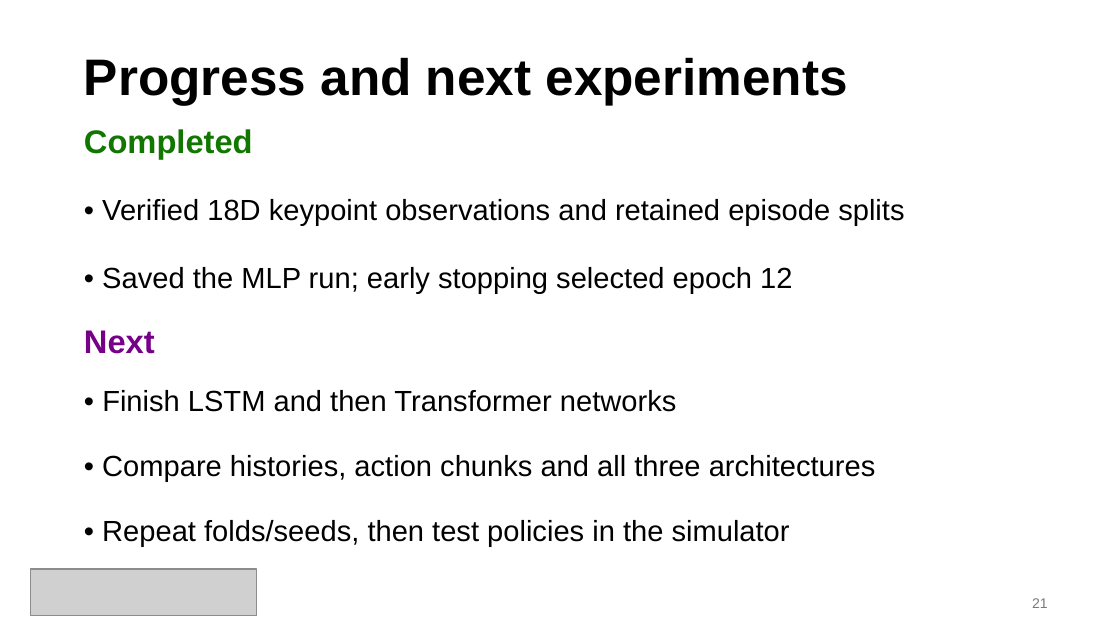
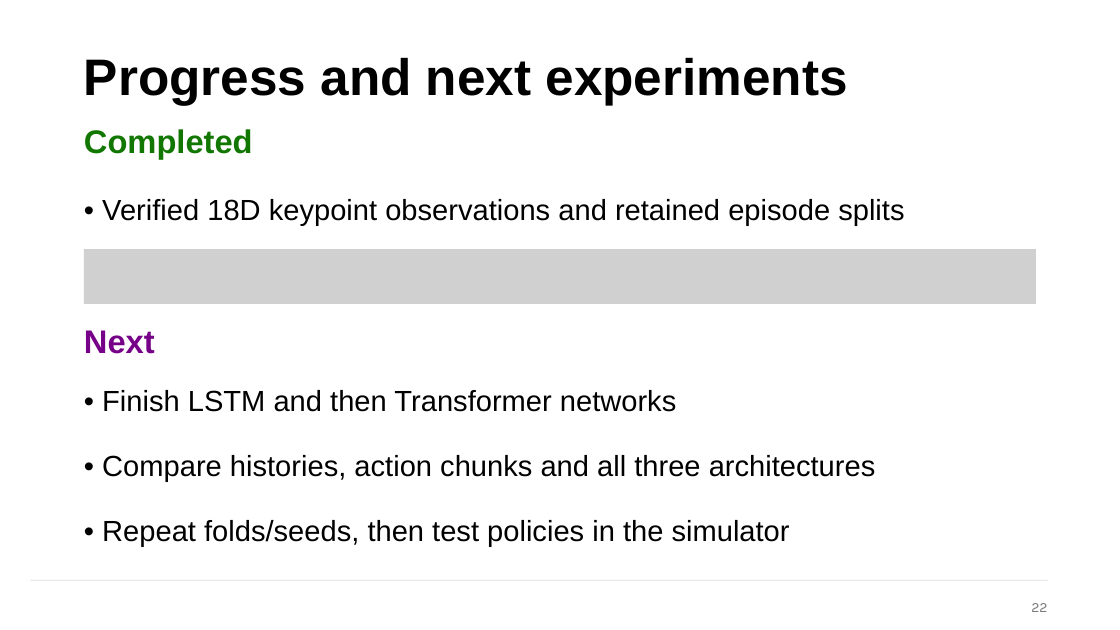
Before and after one commit to navrajkambo/MLP_LSTM_XFMR-Policies-for-Robot-Imitation-Learning-on-PushT, a slide deck: slide 22 of doc/ECE568_MLP_LSTM_XFMR-Policies-for-Robot-Imitation-Learning-on-PushT_ProjectUpdate.pptx (slide 21 before the commit). Drawn at 1120x630 pixels with LibreOffice and Linux fonts; fonts in the diff are those of the drawing; grey boxes stand for pictures; background and template pictures are left out. Boxes give left, top, right and bottom in pixels: in the first picture for what was removed or moved away, otherwise in the second. Text is boxed around its words. In the diff, an @@ line names an element or a change of style, - is before the commit and + after.

```diff
--- a/doc/ECE568_MLP_LSTM_XFMR-Policies-for-Robot-Imitation-Learning-on-PushT_ProjectUpdate.pptx
+++ b/doc/ECE568_MLP_LSTM_XFMR-Policies-for-Robot-Imitation-Learning-on-PushT_ProjectUpdate.pptx
@@ picture added at <box>84,249,1036,304</box> @@
@@ text removed at <box>102,267,792,293</box> @@
-• Saved the MLP run; early stopping selected epoch 12
@@ picture removed at <box>30,569,256,616</box> @@
@@ rectangle added at <box>30,580,1047,581</box>, fill #D9DDE3 @@
@@ text removed at <box>1032,598,1048,608</box> @@
-21
@@ page number added at <box>1031,603,1047,612</box>, 9 pt, text #7A7A7A @@
+22
```
Also in this commit, not shown: 20 other slides changed, 1 slide added, 1 other file.
